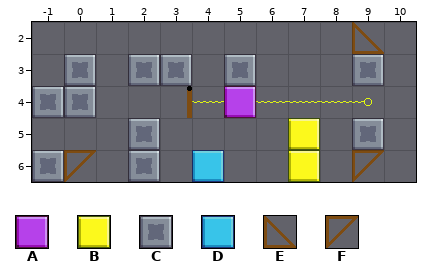
Tiled map (JSON) -- Assets/Level_Editor/TileMap/Broom_3.tmj. Above is the file before it was changed.
Cells are 32x32 px. Shown: x -1..10, y 2..6. The old version is drawn lined up with the new one.
Key: from "tileSet": A 11, B 32, C 33, D 45, E 107, F 117.
_ is an empty cell.
Layers that did not change in this view are not listed.
Layer "Blocks" before, first column x -1:
2 __________E_
3 _C_CC_C___C_
4 CC____A_____
5 ___C____B_C_
6 CF_C_D__B_F_
And afterwards:
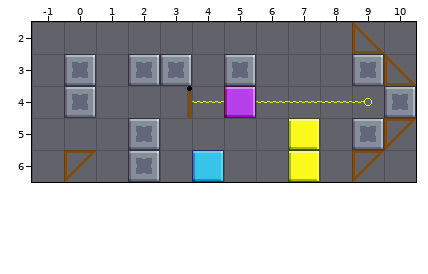
The edit:
{"change": "everything moved by -1,+0 cells (the old picture is shown already moved)"}
{"where": "layer \"Blocks\""}
{"y":3,"x":10,"old":"_","new":"E"}
{"y":4,"x":-1,"old":"C","new":"_"}
{"y":4,"x":10,"old":"_","new":"C"}
{"y":5,"x":10,"old":"_","new":"F"}
{"y":6,"x":-1,"old":"C","new":"_"}
